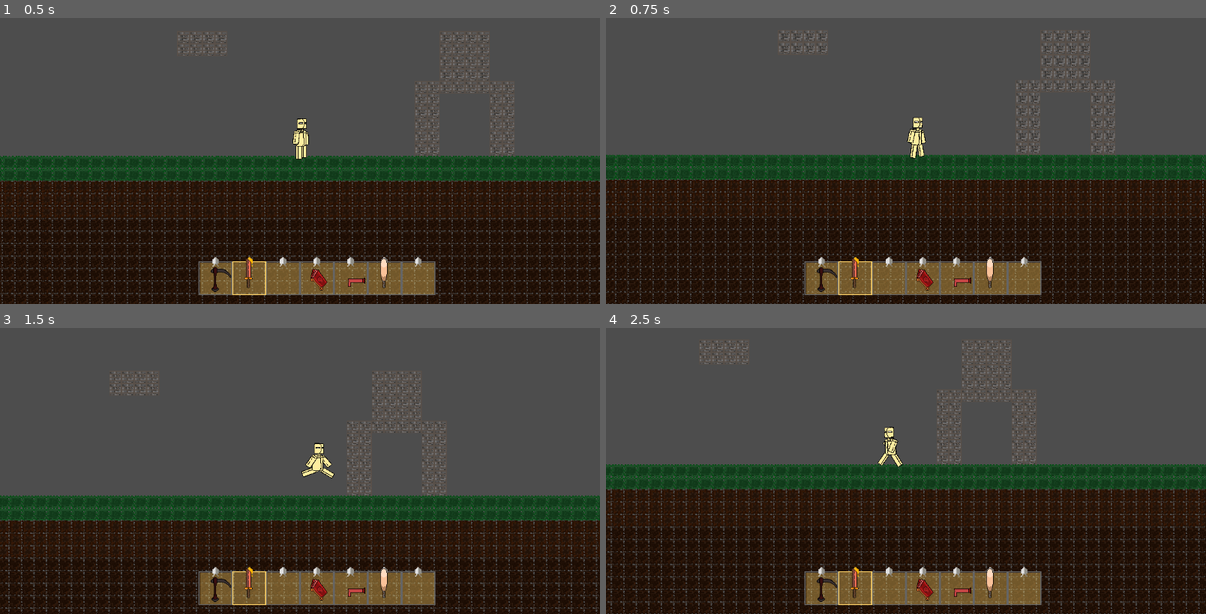
Above: before the commit, frames 1-4 (two rows, left to right).
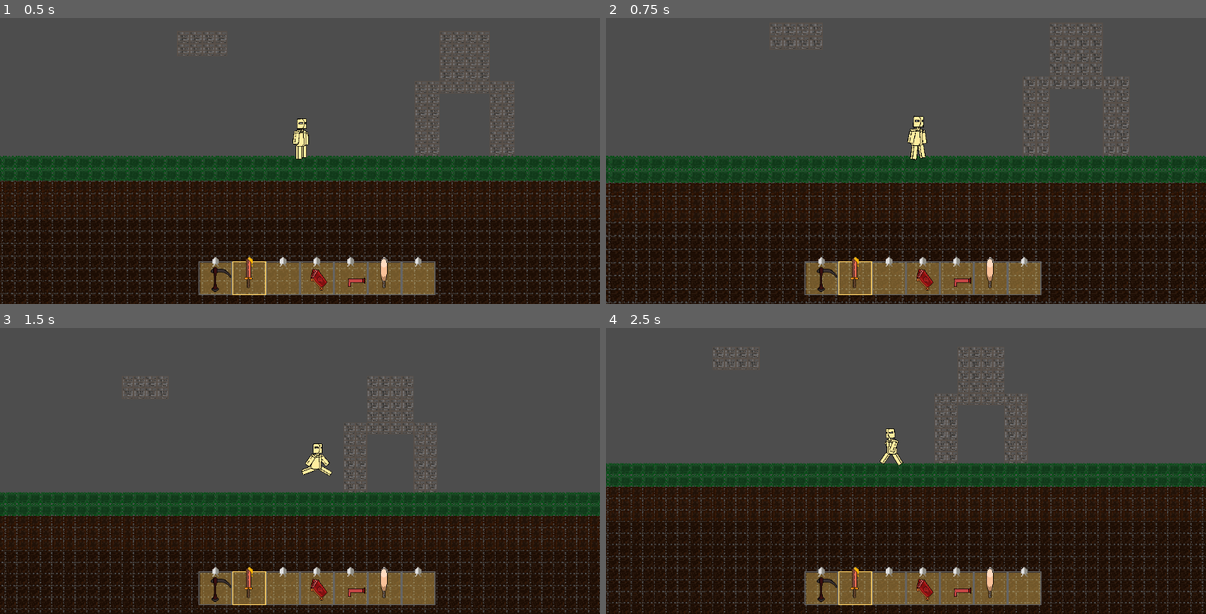
Above: after the commit, the same moments.

Repository: CasuFrost/GridBlocks4
Game: Godot game, scene res://DebugScene/debug_scene.tscn
Two runs of this game, one before a commit and one after it. Both use one fixed random seed, a clock stepped at 60 frames per second and the inputs below.
Inputs (mouse positions are in pixels of both pictures, inside the frame that each line leads up to):
- Up to frame 1 (0.5 s): no input
- Up to frame 2 (0.75 s): move the mouse to (1038, 118) at 0.52 s; hold D (move_right) from 0.53 s (still down); hold Mouse wheel up (zoomIn, bound only after the commit) from 0.53 s (still down)
- Up to frame 3 (1.5 s): keep holding D (move_right); tap Space (jump) at 0.77 s; tap Mouse wheel down (zoomout, bound only after the commit) at 0.8, 1.35 s; move the mouse to (180, 462) at 1.27 s; release Mouse wheel up (zoomIn, bound only after the commit) at 1.28 s
- Up to frame 4 (2.5 s): tap Space (jump) at 1.52 s; tap Mouse wheel up (zoomIn, bound only after the commit) at 1.55 s; move the mouse to (966, 370) at 2.02 s; release D (move_right) at 2.03 s; hold A (move_left) from 2.03 s (still down); hold Right mouse button (lClick) from 2.03 s (still down); tap Mouse wheel down (zoomout, bound only after the commit) at 2.3 s

Frame 1 is identical in both runs. In frame 2, 13% of the frame differs, in the area x 0-100%, y 2-100%; in frame 3, 12%; in frame 4, 13%, in the area x 0-100%, y 4-100%.

Commit message:
added Camera zoom

Diff:
--- a/DebugScene/player_test.gd
+++ b/DebugScene/player_test.gd
@@ -18,12 +18,21 @@
 @export var maxConsecutiveJumps = 1
 var destrct_array = {}
 var pickacxePower = 1
+
+func _input(event):
+	if event.is_action_pressed("zoomIn"):
+		$Camera2D.zoom+=Vector2(0.1,0.1)
+
+	if event.is_action_pressed("zoomout"):
+		$Camera2D.zoom-=Vector2(0.1,0.1)
+
 func _ready():
 	#$Sprites/UpAnimationManager.play("toolSwing")
 	$dirtPickaxing.emitting=false
 	jumps_available= maxConsecutiveJumps
 
 func _process(delta):
+	$Camera2D.zoom=clamp($Camera2D.zoom,Vector2(1,1),Vector2(3,3))
 	if $Inventory.getToolType()=="None":
 		get_node("Sprites/Up/FrontArm/NewPiskel-3png/ToolPosition/ActiveSelectedTool").texture=null
 	toolRotation=get_node("Sprites/Up/FrontArm/NewPiskel-3png/ToolPosition").rotation
@@ -69,6 +78,7 @@
 			return true
 	return false
 func _physics_process(delta):
+
 	movement()
 	update_animation()
 	move_and_slide()
--- a/ToolsRes/ViolenceBook.gd
+++ b/ToolsRes/ViolenceBook.gd
@@ -1,6 +1,6 @@
 extends Sprite2D
 var rng = RandomNumberGenerator.new()
-var precision = 35
+var precision = 55
 # Called when the node enters the scene tree for the first time.
 func _ready():
 	rng.randomize()
--- a/ToolsRes/violence_book_punch.gd
+++ b/ToolsRes/violence_book_punch.gd
@@ -36,6 +36,7 @@
 		$Sprite2D.show()
 		speed=30
 		modulate.a=160
+
 		$Sprite2D/Area2D/CollisionShape2D.disabled=false
 		active=true
 		followPos=pos
--- a/ToolsRes/violence_book_punch.tscn
+++ b/ToolsRes/violence_book_punch.tscn
@@ -5,7 +5,7 @@
 [ext_resource type="Texture2D" uid="uid://bw5hbcrchri6n" path="res://ParticlesEffect/light.png" id="3_6ukur"]
 
 [sub_resource type="Gradient" id="Gradient_sfwoi"]
-colors = PackedColorArray(0.921569, 0, 0.121569, 0.32549, 1, 0, 0.101961, 1)
+colors = PackedColorArray(0.921569, 0.14902, 0.145098, 0.490196, 1, 0, 0.101961, 0.647059)
 
 [sub_resource type="CircleShape2D" id="CircleShape2D_dqc02"]
 radius = 41.0122
@@ -37,6 +37,42 @@
 "update": 0,
 "values": [Color(1, 1, 1, 1), Color(1, 1, 1, 0)]
 }
+tracks/2/type = "value"
+tracks/2/imported = false
+tracks/2/enabled = false
+tracks/2/path = NodePath("Sprite2D:modulate")
+tracks/2/interp = 1
+tracks/2/loop_wrap = true
+tracks/2/keys = {
+"times": PackedFloat32Array(0.1, 0.2),
+"transitions": PackedFloat32Array(1, 1),
+"update": 0,
+"values": [Color(1, 1, 1, 1), Color(1, 1, 1, 0)]
+}
+tracks/3/type = "value"
+tracks/3/imported = false
+tracks/3/enabled = false
+tracks/3/path = NodePath("Line2D:gradient")
+tracks/3/interp = 1
+tracks/3/loop_wrap = true
+tracks/3/keys = {
+"times": PackedFloat32Array(0, 0.2),
+"transitions": PackedFloat32Array(1, 1),
+"update": 1,
+"values": [SubResource("Gradient_sfwoi"), SubResource("Gradient_sfwoi")]
+}
+tracks/4/type = "value"
+tracks/4/imported = false
+tracks/4/enabled = false
+tracks/4/path = NodePath("Line2D:gradient:colors")
+tracks/4/interp = 1
+tracks/4/loop_wrap = true
+tracks/4/keys = {
+"times": PackedFloat32Array(0, 0.2),
+"transitions": PackedFloat32Array(1, 1),
+"update": 1,
+"values": [PackedColorArray(0.921569, 0.721569, 0, 0.490196, 1, 0, 0.101961, 1), PackedColorArray(0.921569, 0.721569, 0, 0, 1, 0, 0.101961, 0)]
+}
 
 [sub_resource type="Animation" id="Animation_fofmq"]
 length = 0.001
@@ -64,6 +100,42 @@
 "update": 0,
 "values": [Color(1, 1, 1, 1)]
 }
+tracks/2/type = "value"
+tracks/2/imported = false
+tracks/2/enabled = true
+tracks/2/path = NodePath("Sprite2D:modulate")
+tracks/2/interp = 1
+tracks/2/loop_wrap = true
+tracks/2/keys = {
+"times": PackedFloat32Array(0),
+"transitions": PackedFloat32Array(1),
+"update": 0,
+"values": [Color(1, 1, 1, 1)]
+}
+tracks/3/type = "value"
+tracks/3/imported = false
+tracks/3/enabled = false
+tracks/3/path = NodePath("Line2D:gradient")
+tracks/3/interp = 1
+tracks/3/loop_wrap = true
+tracks/3/keys = {
+"times": PackedFloat32Array(0),
+"transitions": PackedFloat32Array(1),
+"update": 1,
+"values": [SubResource("Gradient_sfwoi")]
+}
+tracks/4/type = "value"
+tracks/4/imported = false
+tracks/4/enabled = false
+tracks/4/path = NodePath("Line2D:gradient:colors")
+tracks/4/interp = 1
+tracks/4/loop_wrap = true
+tracks/4/keys = {
+"times": PackedFloat32Array(0),
+"transitions": PackedFloat32Array(1),
+"update": 1,
+"values": [PackedColorArray(0.921569, 0.721569, 0, 0.490196, 1, 0, 0.101961, 1)]
+}
 
 [sub_resource type="AnimationLibrary" id="AnimationLibrary_su841"]
 _data = {
@@ -72,7 +144,6 @@
 }
 
 [node name="ViolenceBookPunch" type="Node2D" groups=["Redpunch"]]
-texture_filter = 1
 script = ExtResource("2_dbb2k")
 
 [node name="Line2D" type="Line2D" parent="."]
@@ -88,6 +159,7 @@
 
 [node name="Sprite2D" type="Sprite2D" parent="."]
 light_mask = 2
+texture_filter = 3
 scale = Vector2(0.507, 0.507)
 texture = ExtResource("1_8x08j")
 
--- a/project.godot
+++ b/project.godot
@@ -50,3 +50,13 @@
 "events": [Object(InputEventMouseButton,"resource_local_to_scene":false,"resource_name":"","device":-1,"window_id":0,"a …(236 unchanged characters)…
 ]
 }
+zoomIn={
+"deadzone": 0.5,
+"events": [Object(InputEventMouseButton,"resource_local_to_scene":false,"resource_name":"","device":-1,"window_id":0,"alt_pressed":false,"shift_pressed":false,"ctrl_pressed":false,"meta_pressed":false,"button_mask":0,"position":Vector2(0, 0),"global_position":Vector2(0, 0),"factor":1.0,"button_index":4,"pressed":false,"double_click":false,"script":null)
+]
+}
+zoomout={
+"deadzone": 0.5,
+"events": [Object(InputEventMouseButton,"resource_local_to_scene":false,"resource_name":"","device":-1,"window_id":0,"alt_pressed":false,"shift_pressed":false,"ctrl_pressed":false,"meta_pressed":false,"button_mask":0,"position":Vector2(0, 0),"global_position":Vector2(0, 0),"factor":1.0,"button_index":5,"pressed":false,"double_click":false,"script":null)
+]
+}
